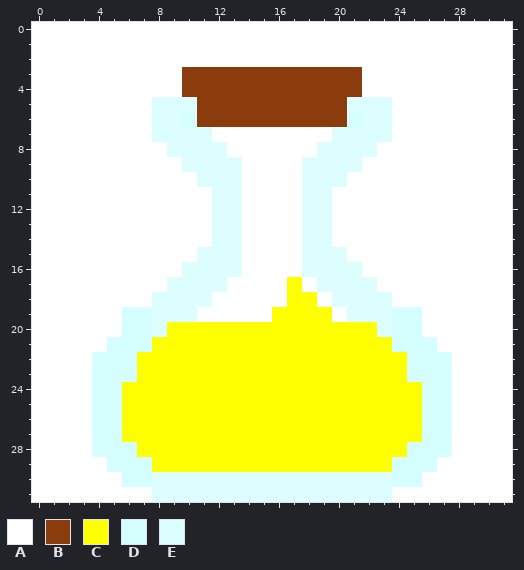
Pixel-art sprite: assets/item/upDamageElixir.png. That is the earlier state.
The file is 32x32 pixels. Pixels under 10% opacity are left out. Colours within 5 levels of each other are drawn and written as one.
Palette (. is transparent): A #ffffff  B #8b3c0d  C #ffff00  D #d4feff  E #ddfeff
Once edited:
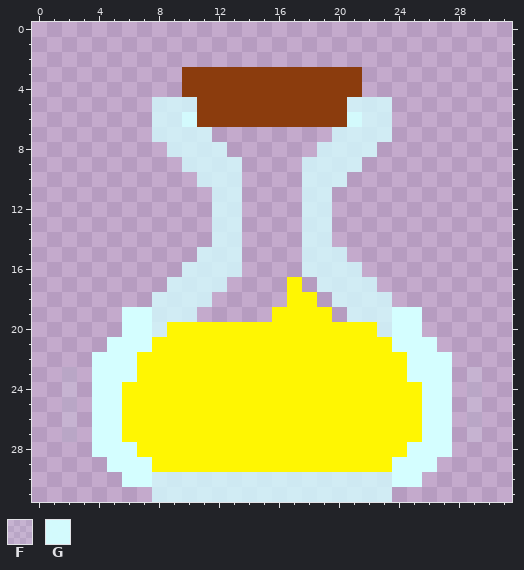
Colours new in this view: F #d4feff1a  G #d4fefff4
Changes in this commit:
colour C: #ffff00 -> #fff602
colour E: #ddfeff -> #d4feffc9
y 0..2: x 0..31 AAAAAAAAAAAAAAAAAAAAAAAAAAAAAAAA -> ................................
y 3..4: x 0..9 AAAAAAAAAA -> ..........; x 22..31 AAAAAAAAAA -> ..........
y 5: x 0..7 AAAAAAAA -> ........; x 24..31 AAAAAAAA -> ........
y 6: x 0..7 AAAAAAAA -> ........; x 10 D -> G; x 21 D -> G; x 24..31 AAAAAAAA -> ........
y 7: x 0..7 AAAAAAAA -> ........; x 12..19 AAAAAAAA -> ........; x 24..31 AAAAAAAA -> ........
y 8: x 0..8 AAAAAAAAA -> .........; x 13..18 AAAAAA -> ......; x 23..31 AAAAAAAAA -> .........
y 9: x 0..9 AAAAAAAAAA -> ..........; x 14..17 AAAA -> ....; x 22..31 AAAAAAAAAA -> ..........
y 10: x 0..10 AAAAAAAAAAA -> ...........; x 14..17 AAAA -> ....; x 21..31 AAAAAAAAAAA -> ...........
y 11..14: x 0..11 AAAAAAAAAAAA -> ............; x 14..17 AAAA -> ....; x 20..31 AAAAAAAAAAAA -> ............
y 15: x 0..10 AAAAAAAAAAA -> ...........; x 14..17 AAAA -> ....; x 21..31 AAAAAAAAAAA -> ...........
y 16: x 0..9 AAAAAAAAAA -> ..........; x 14..17 AAAA -> ....; x 22..31 AAAAAAAAAA -> ..........
y 17: x 0..8 AAAAAAAAA -> .........; x 13..16 AAAA -> ....; x 18 A -> .; x 23..31 AAAAAAAAA -> .........
y 18: x 0..7 AAAAAAAA -> ........; x 12..16 AAAAA -> .....; x 19 A -> .; x 24..31 AAAAAAAA -> ........
y 19: x 0..5 AAAAAA -> ......; x 11..15 AAAAA -> .....; x 20 A -> .; x 26..31 AAAAAA -> ......
y 20: x 0..5 AAAAAA -> ......; x 26..31 AAAAAA -> ......
y 21: x 0..4 AAAAA -> .....; x 27..31 AAAAA -> .....
y 22: x 0..3 AAAA -> ....; x 28..31 AAAA -> ....
y 23..27: x 0..3 AAAA -> ..F.; x 28..31 AAAA -> .F..
y 28: x 0..3 AAAA -> ....; x 28..31 AAAA -> ....
y 29: x 0..4 AAAAA -> .....; x 27..31 AAAAA -> .....
y 30: x 0..5 AAAAAA -> ......; x 26..31 AAAAAA -> ......
y 31: x 0..7 AAAAAAAA -> ........; x 24..31 AAAAAAAA -> ........
